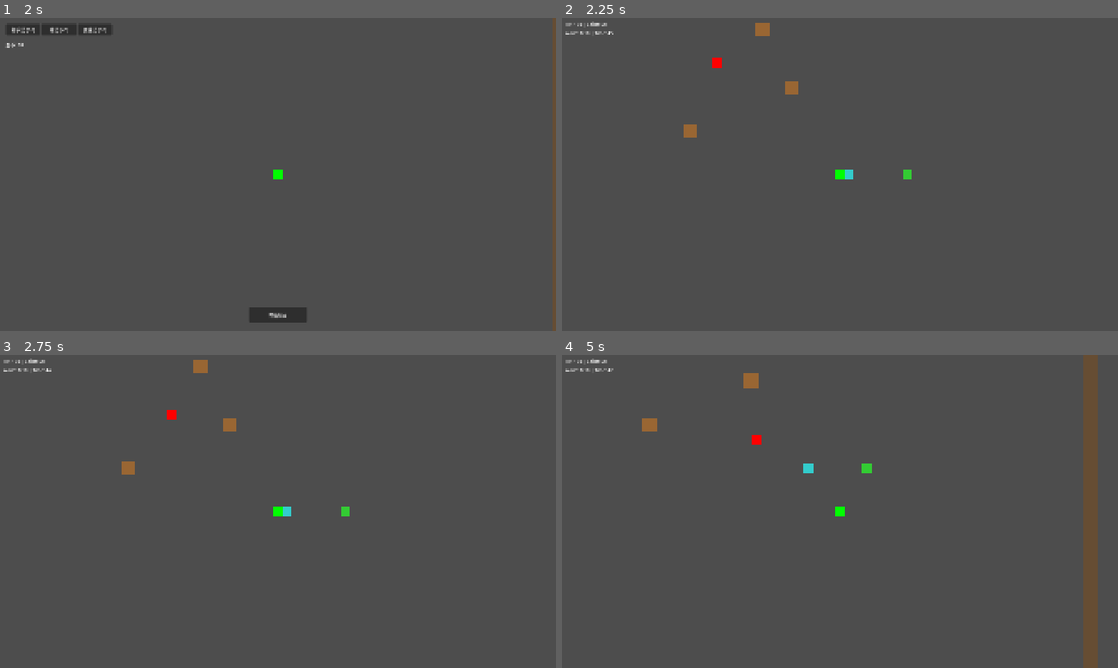
Above: before the commit, frames 1-4 (two rows, left to right).
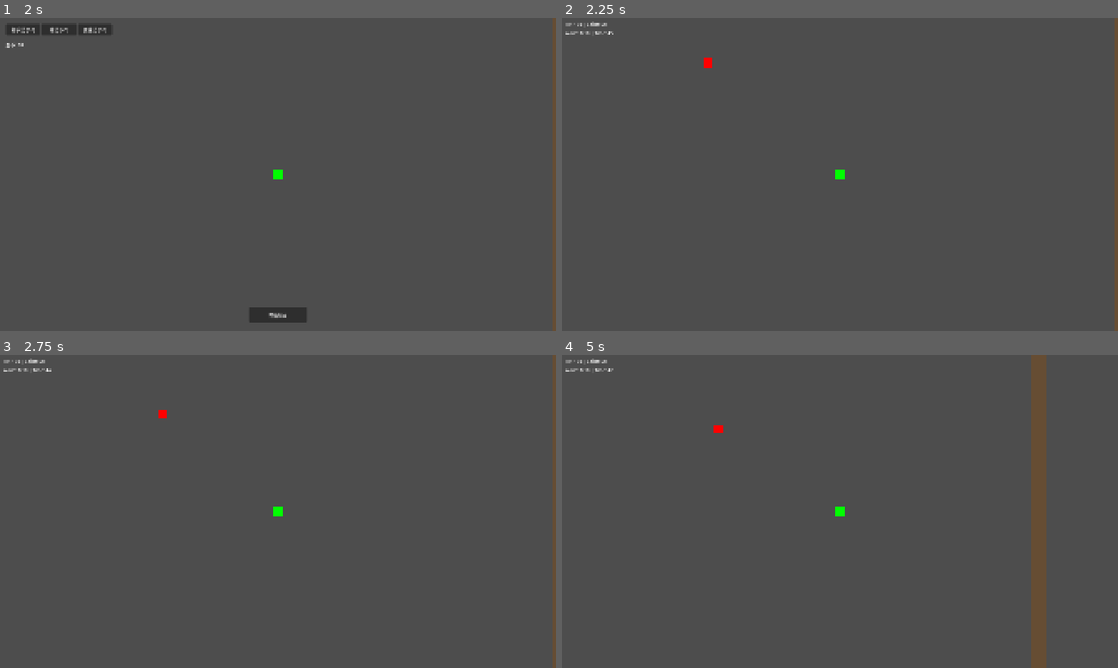
Above: after the commit, the same moments.

Repository: felang/utoland
Game: Godot game, scene res://scenes/ui/start_menu.tscn
Two runs of this game, one before a commit and one after it. Both use one fixed random seed, a clock stepped at 60 frames per second and the inputs below.
Inputs (mouse positions are in pixels of both pictures, inside the frame that each line leads up to):
- Up to frame 1 (2 s): click "Start Game" at 0.5 s; click "Rifle (速射枪)" at 1.25 s
- Up to frame 2 (2.25 s): click "开始战斗" at 2 s
- Up to frame 3 (2.75 s): no input
- Up to frame 4 (5 s): tap Enter at 2.75 s; move the mouse to (962, 495) at 2.77 s; hold D (move_right) 2.78-3.53 s; tap 1 at 2.85 s; click (962, 495) at 2.92 s; move the mouse to (728, 527) at 3.52 s; hold S (move_down) 3.53-4.28 s; tap 2 at 3.6 s; move the mouse to (895, 442) at 4.27 s; hold D (move_right) from 4.28 s (still down); tap 3 at 4.35 s

Frame 1 is identical in both runs. In frame 2, 1.1% of the frame differs, in the area x 21-100%, y 0-100%; in frame 3, 1.1%; in frame 4, 5.8%, in the area x 14-97%, y 0-100%.

Commit message:
fix(phase3): 移除主场景中的预置塔

Diff:
--- a/scenes/main.tscn
+++ b/scenes/main.tscn
@@ -3,14 +3,9 @@
 [ext_resource type="Script" path="res://scripts/main.gd" id="1_main"]
 [ext_resource type="PackedScene" uid="uid://c45jgyl4kxvbv" path="res://scenes/player.tscn" id="1_0wfyh"]
 [ext_resource type="Script" uid="uid://b0j68ldejylty" path="res://scripts/enemy_spawner.gd" id="2_0wfyh"]
-[ext_resource type="PackedScene" uid="uid://b5760tlktfkgu" path="res://scenes/towers/tower_wall.tscn" id="3_jyhfs"]
 [ext_resource type="PackedScene" uid="uid://cw1ribon6hcfu" path="res://scenes/ui/hud.tscn" id="4_tbgi4"]
 [ext_resource type="Script" uid="uid://spn074bn5fw7" path="res://scripts/wave_manager.gd" id="6_tefeu"]
-[ext_resource type="PackedScene" uid="uid://r200n4ikcpv2" path="res://scenes/towers/tower_shooter.tscn" id="7_choun"]
 [ext_resource type="PackedScene" uid="uid://5u5tndodgthf" path="res://scenes/map_boundary.tscn" id="7_o6xl0"]
-[ext_resource type="Script" uid="uid://ckwxfmslcyshb" path="res://scripts/tower_shooter.gd" id="8_ya4ey"]
-[ext_resource type="PackedScene" uid="uid://ucsglghc6mnm" path="res://scenes/towers/tower_slow.tscn" id="9_eb6dy"]
-[ext_resource type="Script" uid="uid://numv2t5y702l" path="res://scripts/tower_slow.gd" id="10_trceg"]
 
 [node name="Main" type="Node2D" unique_id=1198174103]
 script = ExtResource("1_main")
@@ -21,30 +16,9 @@
 [node name="EnemySpawner" type="Node" parent="." unique_id=1258091345]
 script = ExtResource("2_0wfyh")
 
-[node name="TowerWall1" parent="." unique_id=655985224 instance=ExtResource("3_jyhfs")]
-position = Vector2(200, 0)
-
-[node name="TowerWall2" parent="." unique_id=1428915916 instance=ExtResource("3_jyhfs")]
-position = Vector2(-150, 150)
-
-[node name="TowerWall3" parent="." unique_id=959780861 instance=ExtResource("3_jyhfs")]
-position = Vector2(100, -200)
-
 [node name="HUD" parent="." unique_id=1731831904 instance=ExtResource("4_tbgi4")]
 
 [node name="WaveManager" type="Node" parent="." unique_id=1826046686]
 script = ExtResource("6_tefeu")
 
 [node name="MapBoundary" parent="." unique_id=1220843918 instance=ExtResource("7_o6xl0")]
-
-[node name="TowerShooter1" type="StaticBody2D" parent="." unique_id=1629987127 instance=ExtResource("7_choun")]
-position = Vector2(600, 300)
-collision_layer = 3
-collision_mask = 2
-script = ExtResource("8_ya4ey")
-
-[node name="TowerSlow1" type="StaticBody2D" parent="." unique_id=1886032181 instance=ExtResource("9_eb6dy")]
-position = Vector2(400, 300)
-collision_layer = 3
-collision_mask = 2
-script = ExtResource("10_trceg")
